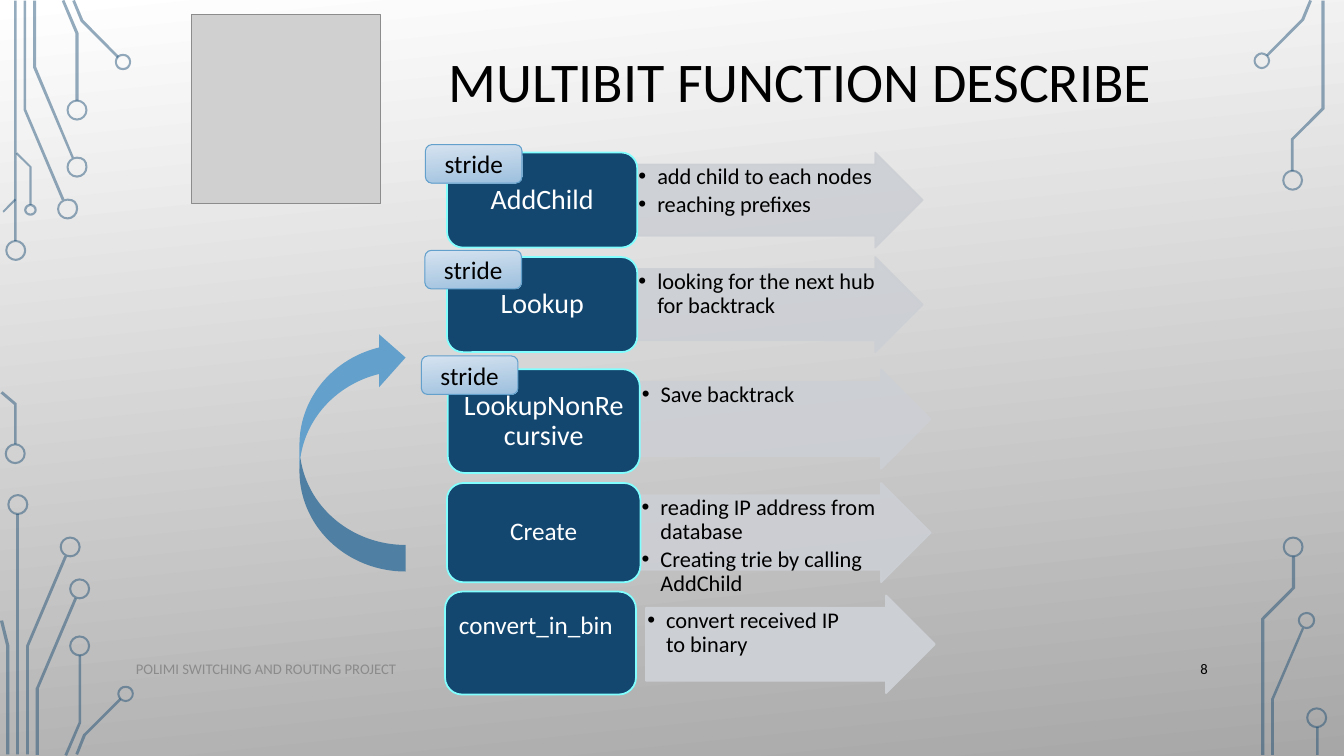
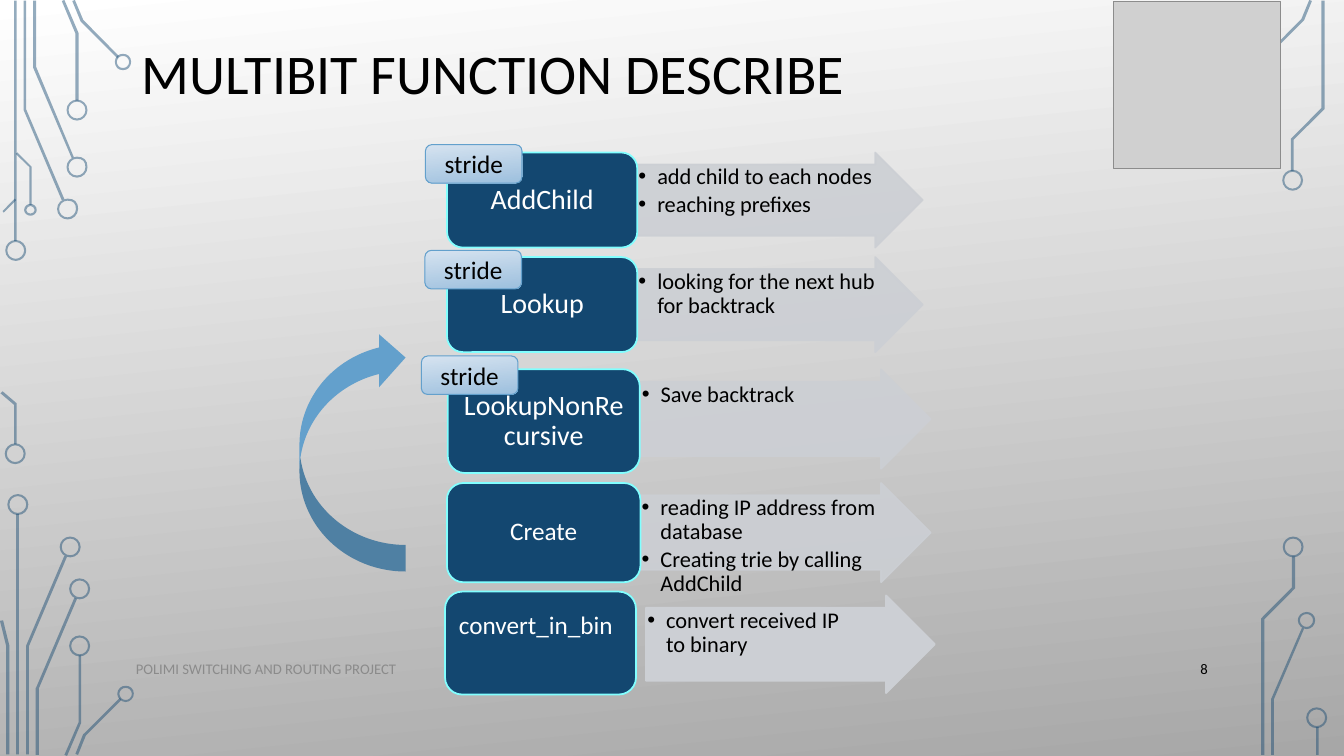
Before and after one commit to ataeiamirhosein/NetFuncVirt, a slide deck: slide 8 of present/Ip_lookup_algorithms.pptx. Drawn at 1344x756 pixels with LibreOffice and Linux fonts; fonts in the diff are those of the drawing; grey boxes stand for pictures; background and template pictures are left out. Boxes give left, top, right and bottom in pixels: in the first picture for what was removed or moved away, otherwise in the second. Text is boxed around its words. In the diff, an @@ line names an element or a change of style, - is before the commit and + after.

```diff
--- a/present/Ip_lookup_algorithms.pptx
+++ b/present/Ip_lookup_algorithms.pptx
@@ text "MULTIBIT FUNCTION DESCRIBE": place and size @@
-text "MULTIBIT FUNCTION DESCRIBE" at box(448, 65, 1151, 103)
+text "MULTIBIT FUNCTION DESCRIBE" at box(142, 57, 844, 95)
@@ picture: place and size @@
-picture at box(192, 15, 381, 205)
+picture at box(1114, 1, 1281, 168)
@@ freeform shape removed at box(1253, 52, 1270, 70) @@
@@ freeform shape removed at box(1253, 52, 1270, 70) @@
```
Also in this commit, not shown: 16 other slides changed, 2 slides added.
